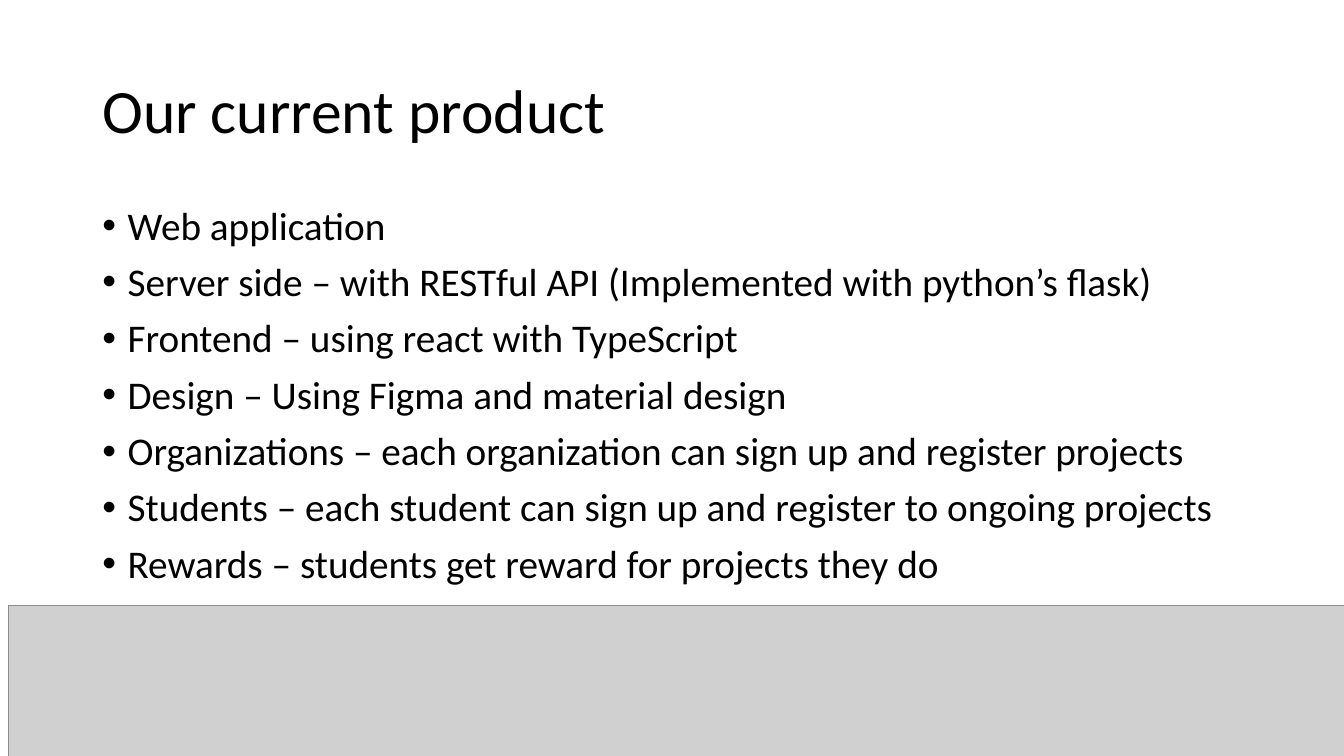
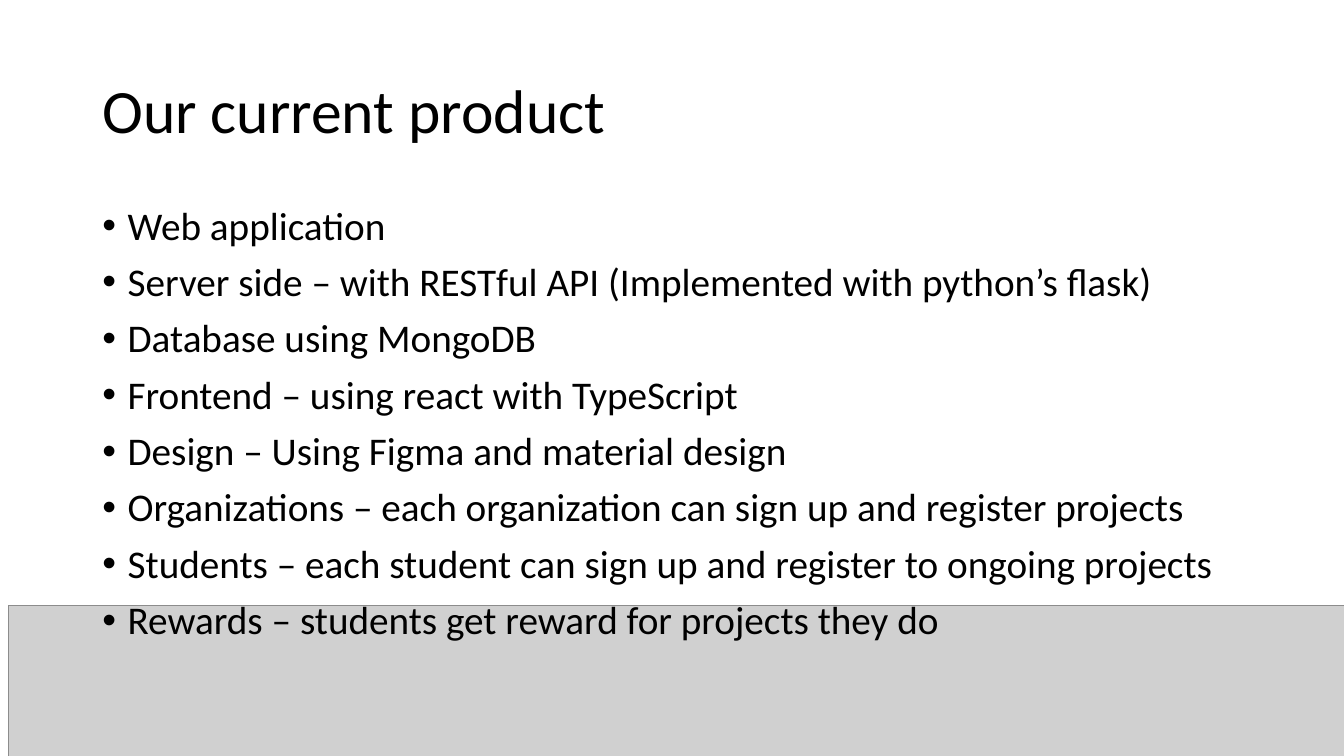
Before and after one commit to nadavWeisler/ChanceFrontend, a slide deck: slide 5 of presentaion.pptx. Drawn at 1344x756 pixels with LibreOffice and Linux fonts; fonts in the diff are those of the drawing; grey boxes stand for pictures. Boxes give left, top, right and bottom in pixels: in the first picture for what was removed or moved away, otherwise in the second. Text is boxed around its words. In the diff, an @@ line names an element or a change of style, - is before the commit and + after.

```diff
--- a/presentaion.pptx
+++ b/presentaion.pptx
@@ text at bbox=[128, 324, 536, 359]: paragraph added @@
+• Database using MongoDB
```
Also in this commit, not shown: 1 other slide changed.
